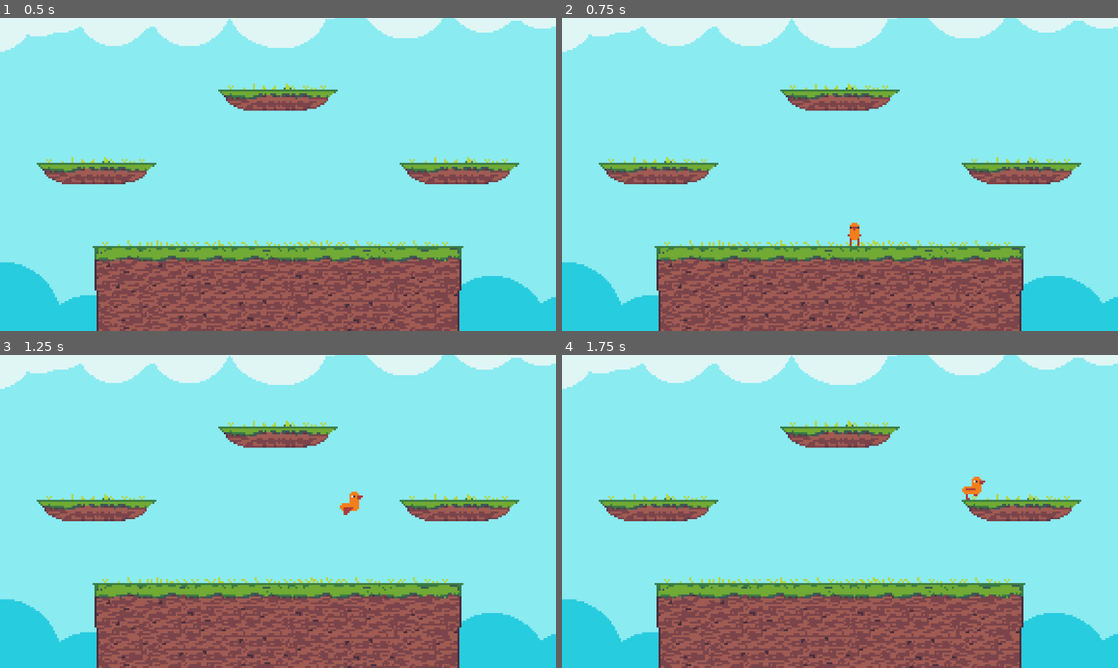
Above: before the commit, frames 1-4 (two rows, left to right).
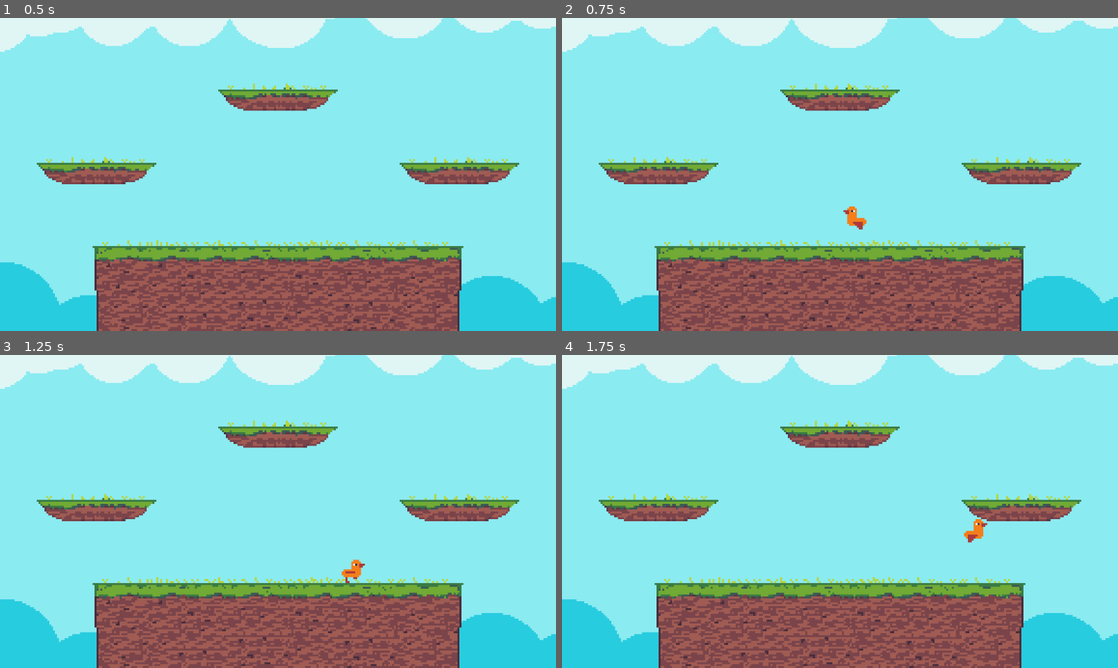
Above: after the commit, the same moments.

Repository: Shuflduf/Goose-Fight-Real
Game: Godot game, scene res://world.tscn
Two runs of this game, one before a commit and one after it. Both use one fixed random seed, a clock stepped at 60 frames per second and the inputs below.
Inputs:
- Up to frame 1 (0.5 s): no input
- Up to frame 2 (0.75 s): tap Enter at 0.5 s; hold Right (right) from 0.53 s (still down); tap Z (jump) at 0.6 s
- Up to frame 3 (1.25 s): keep holding Right (right); tap Z (jump) at 0.77, 1.07 s
- Up to frame 4 (1.75 s): keep holding Right (right); tap Z (jump) at 1.35, 1.52 s

Frame 1 is identical in both runs. In frame 2, 0.3% of the frame differs, in the area x 50-55%, y 60-73%; in frame 3, 0.3%, in the area x 61-66%, y 43-73%; in frame 4, 0.3%.

Commit message:
input handler works now!

Diff:
--- a/Player/vertical_movement.gd
+++ b/Player/vertical_movement.gd
@@ -19,6 +19,19 @@
 var drop_queued: bool = false
 var dropping: bool = false
 
+func _unhandled_input(event: InputEvent) -> void:
+    prints("RAWWW", event is InputEventKey, p.input_index)
+    if p.inp.event_is_action_pressed(event, &"jump"):
+        if p.is_on_floor() or coyote_timer < MAX_COYOTE_TIME:
+            jump_timer = 0.0
+            coyote_timer = MAX_COYOTE_TIME
+            jumping = true
+            jump_queued.emit()
+        elif has_double_jump:
+            apply_jump_vel(JUMP_FORCE)
+            has_double_jump = false
+        print("------")
+
 func _physics_process(delta: float) -> void:
     p.velocity.y += p.get_gravity().y * delta * GRAVITY_MULT
     p.velocity.y = min(p.velocity.y, MAX_FALL)
@@ -32,17 +45,10 @@
     else:
         coyote_timer += delta
 
-    if Input.is_action_just_pressed(&"jump"):
-        if p.is_on_floor() or coyote_timer < MAX_COYOTE_TIME:
-            jump_timer = 0.0
-            coyote_timer = MAX_COYOTE_TIME
-            jumping = true
-            jump_queued.emit()
-        elif has_double_jump:
-            apply_jump_vel(JUMP_FORCE)
-            has_double_jump = false
+    #if Input.is_action_just_pressed(&"jump"):
 
-    elif jumping:
+
+    if jumping:
         if Input.is_action_just_released(&"jump"):
             apply_jump_vel(HOP_FORCE)
             jumping = false
--- a/horizontal_movement.gd
+++ b/horizontal_movement.gd
@@ -17,11 +17,6 @@
 var run_timer: float = 0.0
 var last_run_dir: int = 0
 
-func _unhandled_input(event: InputEvent) -> void:
-    if event is InputEventKey:
-        print("KEY")
-    if event is InputEventJoypadButton:
-        print(event.device)
 
 func _physics_process(delta: float) -> void:
     var input_dir: float = Input.get_axis(&"left", &"right")
--- a/input_handler.gd
+++ b/input_handler.gd
@@ -2,10 +2,16 @@
 extends PlayerComponent
 
 func event_is_action_pressed(event: InputEvent, action: StringName) -> bool:
-    if p.input_index == -1:
-        if event is InputEventKey:
+    if not event.is_pressed():
+        return false
+
+    prints(p.input_index)
+    if event is InputEventKey:
+        if p.input_index == -1:
+            print("keyboard")
             return event.is_action_pressed(action)
     else:
         if event.device == p.input_index:
+            print("controler")
             return event.is_action_pressed(action)
     return false
